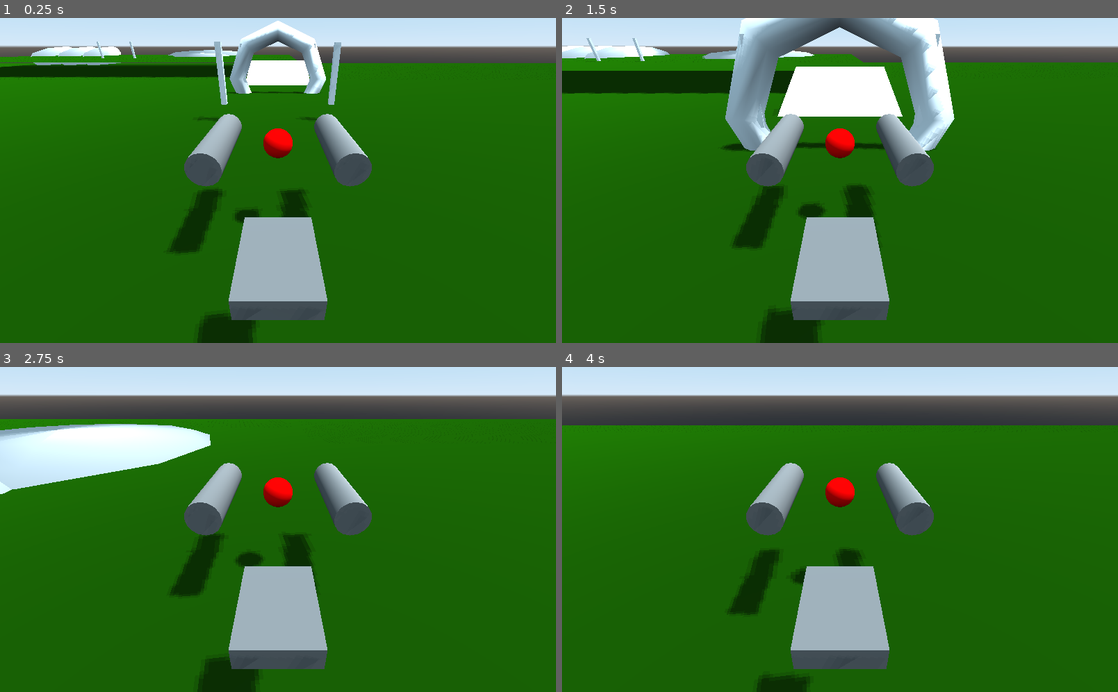
Above: before the commit, frames 1-4 (two rows, left to right).
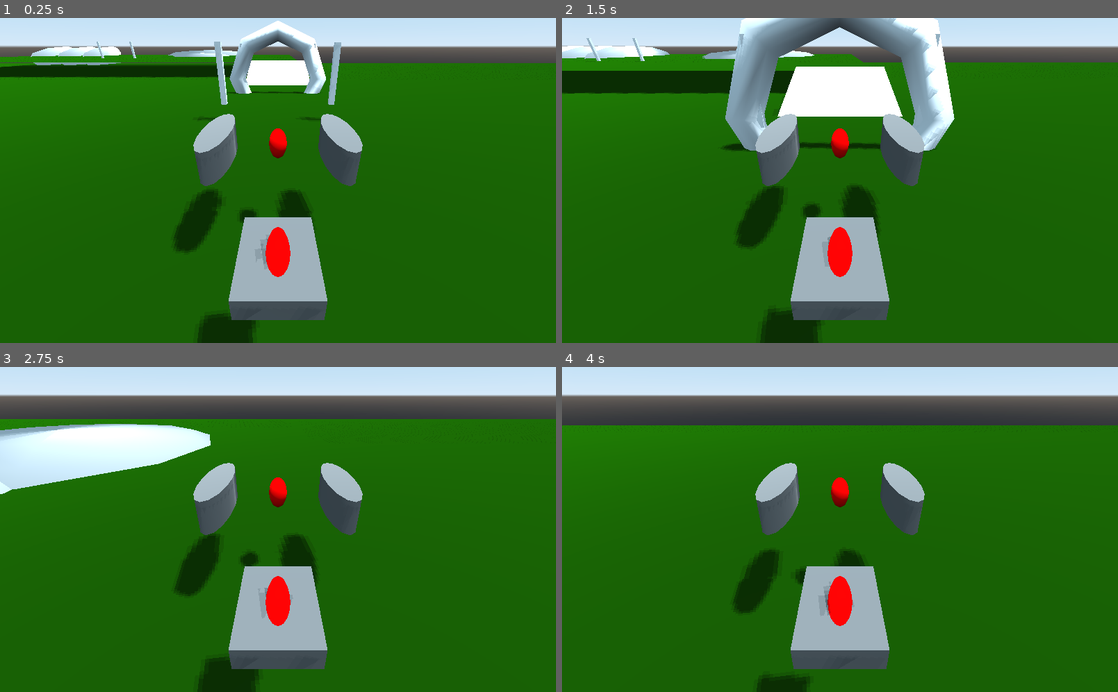
Above: after the commit, the same moments.

Repository: gamkedo-la/aero-junkers
Game: Godot game, scene res://Scenes/Main.tscn
The game is run twice, just before and just after one commit, with the same random seed, the same clock (stepped at 60 frames per second) and the same inputs.
Inputs (mouse positions are in pixels of both pictures, inside the frame that each line leads up to):
- Up to frame 1 (0.25 s): no input
- Up to frame 2 (1.5 s): move the mouse to (867, 180) at 0.52 s; press the mouse at (867, 180) at 0.53 s; hold W (accelerate) from 0.53 s (still down); move the mouse to (812, 180) at 1.27 s; release the mouse at (812, 180) at 1.28 s; click (812, 180) at 1.35 s
- Up to frame 3 (2.75 s): keep holding W (accelerate); move the mouse to (289, 523) at 2.02 s; press the mouse at (289, 523) at 2.03 s
- Up to frame 4 (4 s): keep holding W (accelerate); move the mouse to (834, 536) at 2.77 s; release the mouse at (834, 536) at 2.78 s; click (834, 536) at 2.85 s; move the mouse to (878, 532) at 3.52 s; press the mouse at (878, 532) at 3.53 s

The runs differ from the first frame. In frame 1, 2.4% of the frame differs, in the area x 30-67%, y 29-80%; in frame 2, 2.5%; in frame 3, 2.4%; in frame 4, 2.4%.

Commit message:
Updates to steering behavior (WIP)

Diff:
--- a/Scenes/AeroJunker.tscn
+++ b/Scenes/AeroJunker.tscn
@@ -2,11 +2,6 @@
 
 [ext_resource path="res://Scripts/aerojunker.gd" type="Script" id=1]
 [ext_resource path="res://Scenes/RayCast_L_Engine.gd" type="Script" id=2]
-
-[sub_resource type="SphereMesh" id=1]
-
-[sub_resource type="SpatialMaterial" id=2]
-albedo_color = Color( 1, 0, 0, 1 )
 
 [sub_resource type="SpatialMaterial" id=3]
 albedo_color = Color( 0.392157, 0.392157, 0.392157, 1 )
@@ -27,6 +22,11 @@
 [sub_resource type="ConvexPolygonShape" id=8]
 points = PoolVector3Array( -1, 1, 1, 1, 1, -1, 1, 1, 1, -1, 1, -1, -1, -1, 1, 1, -1, -1, 1, -1, 1, -1, -1, -1, 1, 1, 1, -1, 1, -1, 1, 1, -1, -1, 1, 1, 1, -1, 1, -1, -1, -1, 1, -1, -1, -1, -1, 1, 1, 1, 1, -1, -1, 1, -1, 1, 1, 1, -1, 1, 1, 1, -1, -1, -1, -1, -1, 1, -1, 1, -1, -1 )
 
+[sub_resource type="SphereMesh" id=1]
+
+[sub_resource type="SpatialMaterial" id=2]
+albedo_color = Color( 1, 0, 0, 1 )
+
 [node name="AeroJunker" type="KinematicBody"]
 transform = Transform( 1, 0, 1.74846e-07, 0, 1, 0, -1.74846e-07, 0, 1, 0, 0, 0 )
 script = ExtResource( 1 )
@@ -36,30 +36,25 @@
 cast_to = Vector3( 0, -20, 0 )
 script = ExtResource( 2 )
 
-[node name="MeshInstance" type="MeshInstance" parent="RayCast_L_Engine"]
-transform = Transform( 0.5, -8.7423e-08, 2.18557e-08, 8.7423e-08, 0.5, 3.93402e-07, -2.18557e-08, -3.93402e-07, 0.5, 0, 0, 0 )
-mesh = SubResource( 1 )
-material/0 = SubResource( 2 )
-
 [node name="Camera" type="Camera" parent="."]
 transform = Transform( 1, 0, 0, 0, 0.866025, 0.5, 0, -0.5, 0.866025, -1.39877e-06, 2.86603, 7.5 )
 
 [node name="MeshInstance_L_Engine" type="MeshInstance" parent="."]
-transform = Transform( 0.5, 0, 0, 0, -8.74228e-08, 0.5, 0, -2, -2.18557e-08, -2, 0, -3.49692e-07 )
+transform = Transform( 0.5, 0, 0, 0, 0.5, 0, 0, 0, 2, -2, 0, -3.49692e-07 )
 mesh = SubResource( 4 )
 material/0 = null
 
 [node name="CollisionShape_L_Engine" type="CollisionShape" parent="."]
-transform = Transform( 0.5, 0, 0, 0, -8.74228e-08, 0.5, 0, -2, -2.18557e-08, -2, 0, -3.49692e-07 )
+transform = Transform( 0.5, 0, 0, 0, 0.5, 0, 0, 0, 2, -2, 0, -3.49692e-07 )
 shape = SubResource( 5 )
 
 [node name="MeshInstance_R_Engine" type="MeshInstance" parent="."]
-transform = Transform( 0.5, 0, 0, 0, -8.74228e-08, 0.5, 0, -2, -2.18557e-08, 2, 0, 3.49692e-07 )
+transform = Transform( 0.5, 0, 0, 0, 0.5, 0, 0, 0, 2, 2, 0, 3.49692e-07 )
 mesh = SubResource( 4 )
 material/0 = null
 
 [node name="CollisionShape_R_Engine" type="CollisionShape" parent="."]
-transform = Transform( 0.5, 0, 0, 0, -8.74228e-08, 0.5, 0, -2, -2.18557e-08, 2, 0, 3.49692e-07 )
+transform = Transform( 0.5, 0, 0, 0, 0.5, 0, 0, 0, 2, 2, 0, 3.49692e-07 )
 shape = SubResource( 5 )
 
 [node name="MeshInstance_Cockpit" type="MeshInstance" parent="."]
@@ -70,3 +65,13 @@
 [node name="CollisionShape_Cockpit" type="CollisionShape" parent="."]
 transform = Transform( 0.6, 0, -3.49692e-08, 0, 0.2, 0, -3.49692e-08, 0, 0.8, -8.7423e-07, 0, 5 )
 shape = SubResource( 8 )
+
+[node name="Engine_Pos" type="MeshInstance" parent="."]
+transform = Transform( 0.3, -8.7423e-08, 2.18556e-08, 5.24538e-08, 0.5, 3.93402e-07, -1.31134e-08, -3.93402e-07, 0.5, 0, 0, 0 )
+mesh = SubResource( 1 )
+material/0 = SubResource( 2 )
+
+[node name="Cockpit_Pos" type="MeshInstance" parent="."]
+transform = Transform( 0.2, -8.7423e-08, 2.18556e-08, 3.49692e-08, 0.5, 3.93402e-07, -8.74228e-09, -3.93402e-07, 0.5, 2.18556e-07, 3.93402e-06, 5 )
+mesh = SubResource( 1 )
+material/0 = SubResource( 2 )
--- a/Scripts/aerojunker.gd
+++ b/Scripts/aerojunker.gd
@@ -4,8 +4,13 @@
 var altitude_adjust_speed = 5 #units/second
 var acceleration = Vector3.ZERO
 var acceleration_direction = 0
+var turn_direction = 0
 var velocity = Vector3.ZERO
 var target_altitude = Vector3.UP * 3
+
+var base_length = 5 #used as a "wheel base" length
+var max_turning_angle = 15
+var current_turning_angle = 0
 
 func _ready():
 	if not CheckpointSingleton.is_connected("checkpoint_reached", self, "_player_reached_checkpoint"):
@@ -14,18 +19,22 @@
 func _physics_process(delta):
 
 	get_input(delta)
+	#current_turning_angle = turn_direction * deg2rad(max_turning_angle)
+	#calculate_turning(delta)
 	apply_acceleration(delta)
 
 	#change velocity from global to local orientation
 	velocity = global_transform.basis.orthonormalized().xform(velocity)
 
-	move_and_slide(velocity, Vector3.UP)
+	velocity = move_and_slide(velocity, Vector3.UP)
 	moveToTargetAltitude(delta)
 
 func get_input(delta):
 	if Input.is_action_pressed("turn_left"):
+#		turn_direction = -1
 		rotate_y(0.2)
 	if Input.is_action_pressed("turn_right"):
+#		turn_direction = 1
 		rotate_y(-0.2)
 	if Input.is_action_pressed("accelerate"):
 		acceleration_direction = -1
@@ -35,6 +44,32 @@
 		acceleration_direction = 0
 	if Input.is_action_just_released("reverse"):
 		acceleration_direction = 0
+#	if Input.is_action_just_released("turn_left"):
+#		turn_direction = 0
+#	if Input.is_action_just_released("turn_right"):
+#		turn_direction = 0
+
+func calculate_turning(delta):
+	var engine_position: Vector3 = Vector3.ZERO
+	var cockpit_position: Vector3 = $MeshInstance_Cockpit.transform.origin
+
+	$Cockpit_Pos.transform.origin = cockpit_position
+	$Engine_Pos.transform.origin = engine_position
+
+	cockpit_position += velocity * delta
+	engine_position += velocity.rotated(transform.basis.y, current_turning_angle) * delta
+
+	var new_heading: Vector3 = cockpit_position.direction_to(engine_position)
+
+	var d = new_heading.dot(velocity.normalized())
+	if d > 0:
+		velocity = new_heading * velocity.length()
+	if d < 0:
+		velocity = new_heading * min(velocity.length(), max_speed)
+	look_at(transform.origin + new_heading, transform.basis.y)
+
+	velocity = new_heading * velocity
+	#rotation = new_heading.angle()
 
 func apply_acceleration(delta):
 	acceleration.z += ((max_speed * acceleration_direction) - acceleration.z) * delta
